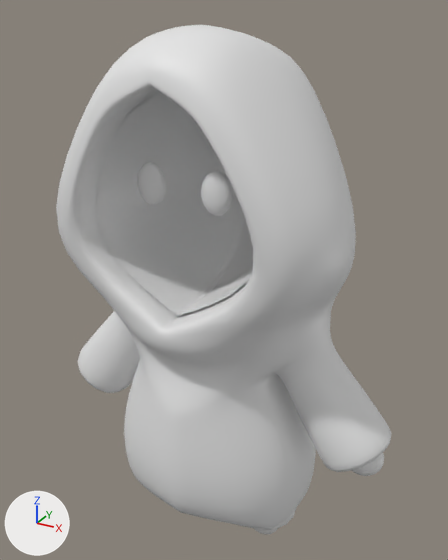
The Blender file Assets/Prefabs/Models/Blendfiles/character.blend, before and after one commit.
Before and after are seen from a camera (50 mm lens) standing at (1.14, -2.14, 2.28) and looking at (-0.03, -0.01, 1.22). The axes (+X, +Y, +Z) are drawn at lower left. The lights are the same throughout.

The first picture shows 'Character_Applied', 'Character_Hood_Shadow_Cover', 'Eye_L', 'Eye_R'.
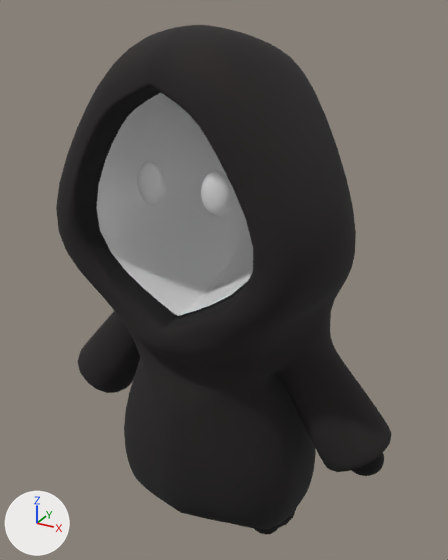
Location of each change, [x1, y1, x2, y2] in pixels of the pictures (448 x 560 px):
'Character_Applied', recoloured (grey to black): [56, 25, 391, 535] in both

What changed in the scene script:
```text
Add img_tex_character:
    img_tex_character = load_image('Tex_Character', 'Textures/Tex_Character.png', 4096, 4096, 'sRGB')
Add mat_material:
    mat_material = principled_material('Material')
    mat_material.texture = img_tex_character
    mat_material.roughness = 1.0
Change me_plane_002:
    where me_plane_002.from_pydata(...)  # 5578 vertices, 5576 faces; spans x -0.76..0.76, y -0.55..0.47, z 0.0..2.23
    add me_plane_002.materials.append(mat_material)  # picture img_tex_character
```
